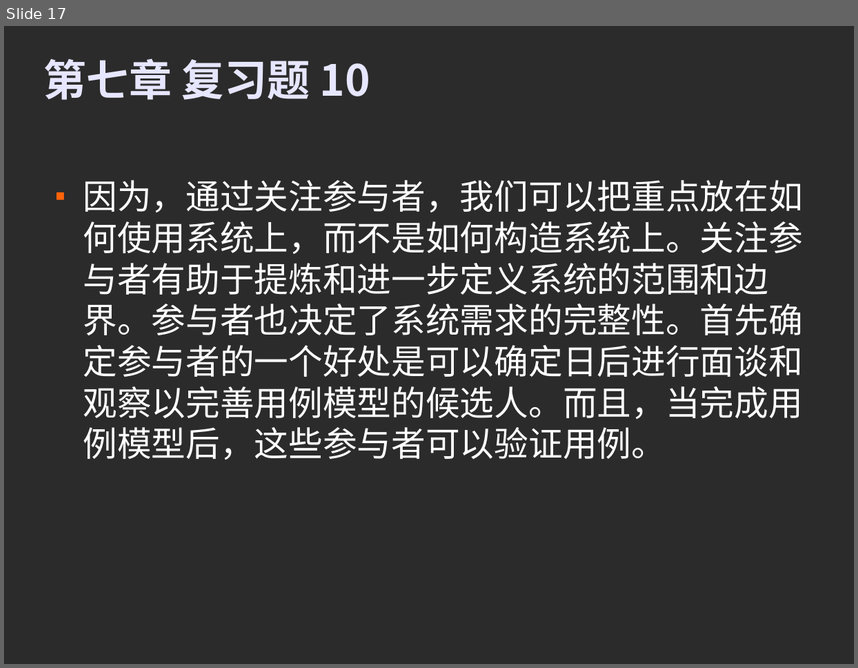
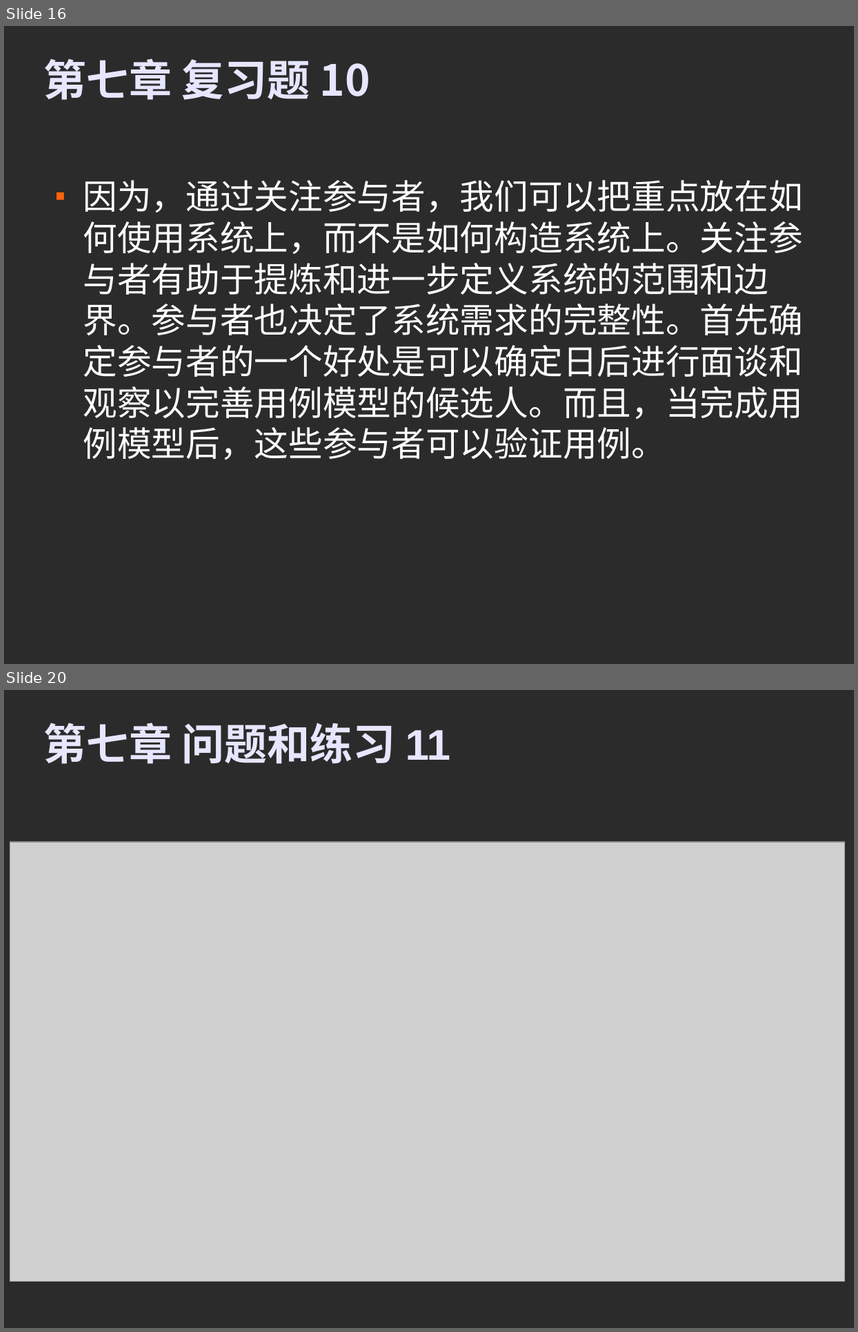
Before and after one commit to kernelhcy/hcyprojects, a slide deck: Mess/doc/系统分析作业.odp. Shown one above the other, each under a label of ours: slide 17 before the commit, slides 16 and 20 after it; the slides between them are not shown. The pictures are 858x668 and 858x1332 pixels, drawn with LibreOffice and Linux fonts; fonts in the diff are those of the drawing; grey boxes stand for pictures; background and template pictures are left out; a plain dark background stands for a picture behind light text. Boxes give left, top, right and bottom in pixels: in the first picture for what was removed or moved away, otherwise in the second. Text is boxed around its words. In the diff, an @@ line names an element or a change of style, - is before the commit and + after.

```diff
--- a/Mess/doc/系统分析作业.odp
+++ b/Mess/doc/系统分析作业.odp
@@ slide 20 added at (4, 690, 854, 1328), background picture (left out) @@
@@ title added at (43, 722, 451, 764), 40 pt, text #E6E6FF, bold @@
+第七章 问题和练习 11
@@ picture added at (10, 842, 846, 1281) @@
@@ what was slide 17 is now slide 16 @@
```
Also in this commit, not shown: 3 other slides added, 1 slide removed, 1 other file.
